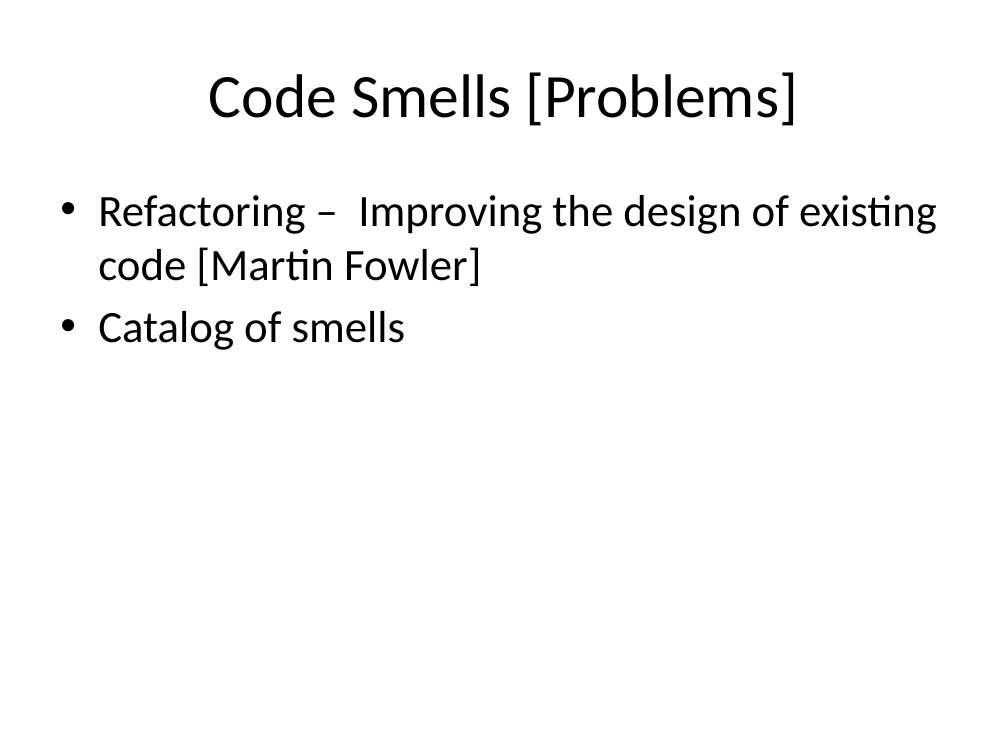
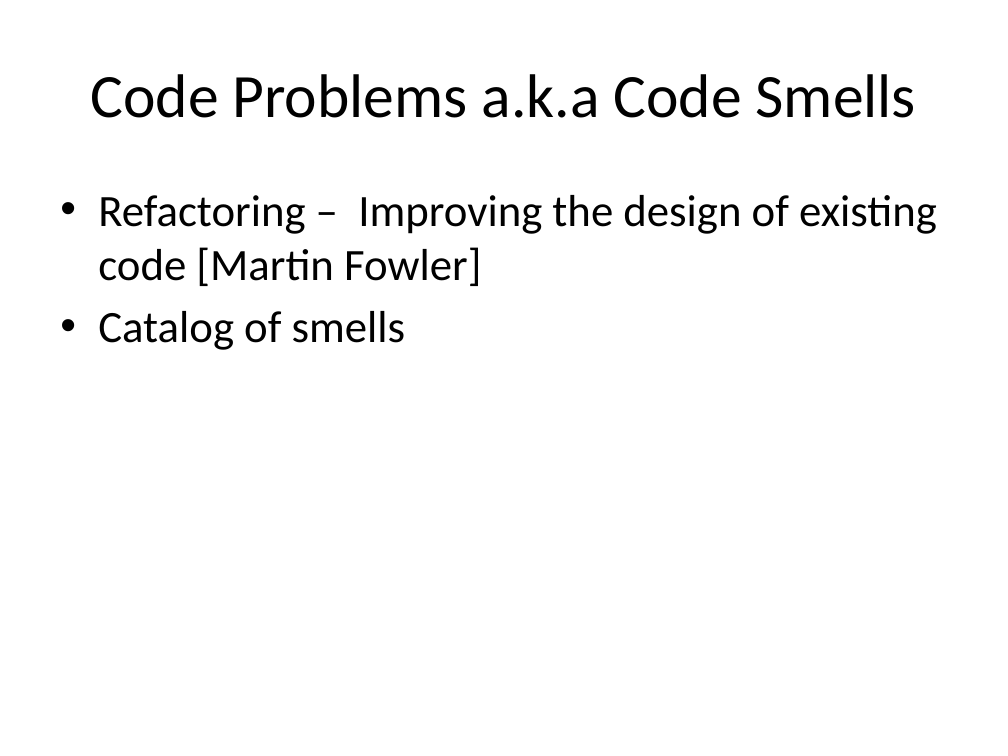
Before and after one commit to sameeri/solid, a slide deck: slide 11 of SOLID Principles of OOD v2.pptx. Drawn at 1008x756 pixels with LibreOffice and Linux fonts; fonts in the diff are those of the drawing. Boxes give left, top, right and bottom in pixels: in the first picture for what was removed or moved away, otherwise in the second. Text is boxed around its words. In the diff, an @@ line names an element or a change of style, - is before the commit and + after.

```diff
--- a/SOLID Principles of OOD v2.pptx
+++ b/SOLID Principles of OOD v2.pptx
@@ title at [90, 74, 916, 118]: text changed @@
-Code Smells [Problems]
+Code Problems a.k.a Code Smells
```
Also in this commit, not shown: 8 other slides changed, 12 slides added, 1 slide removed.
